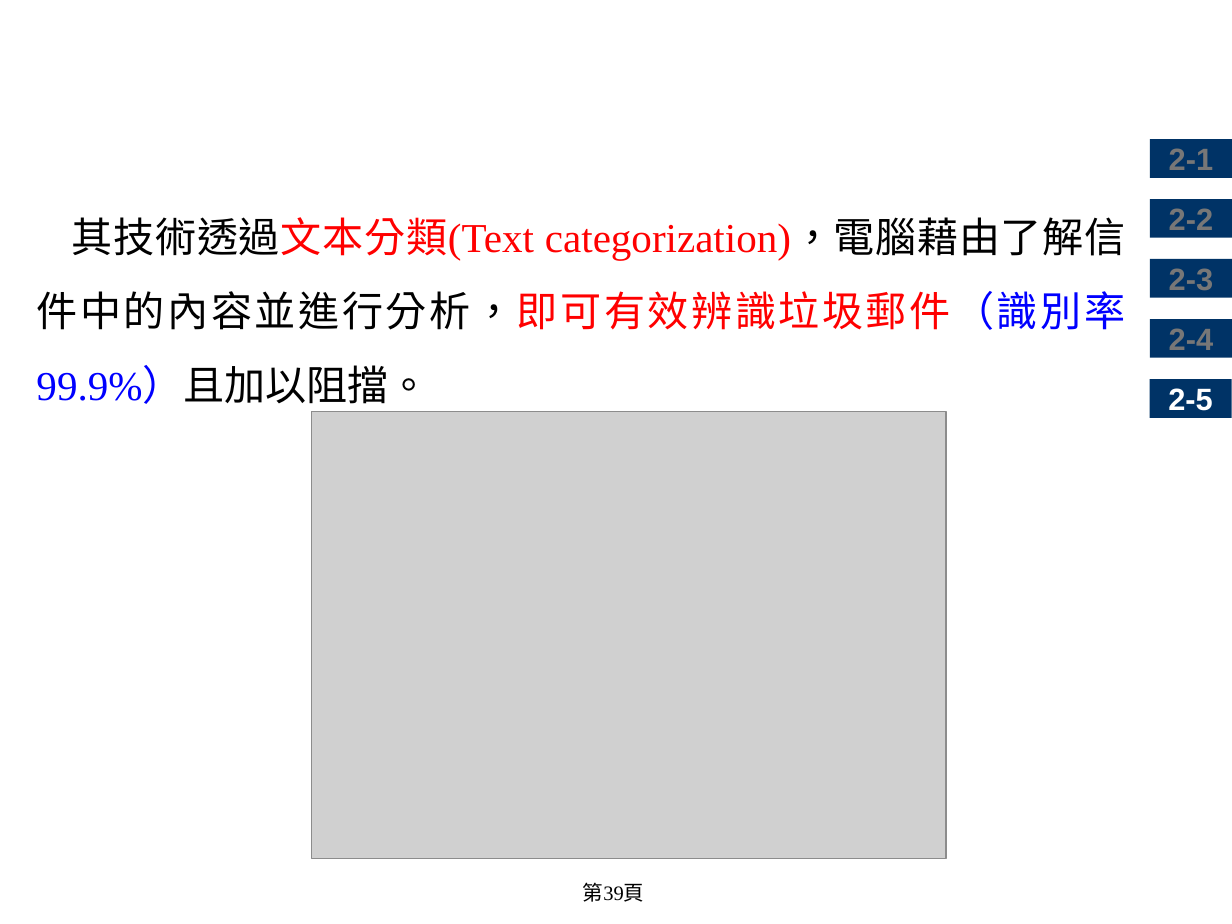
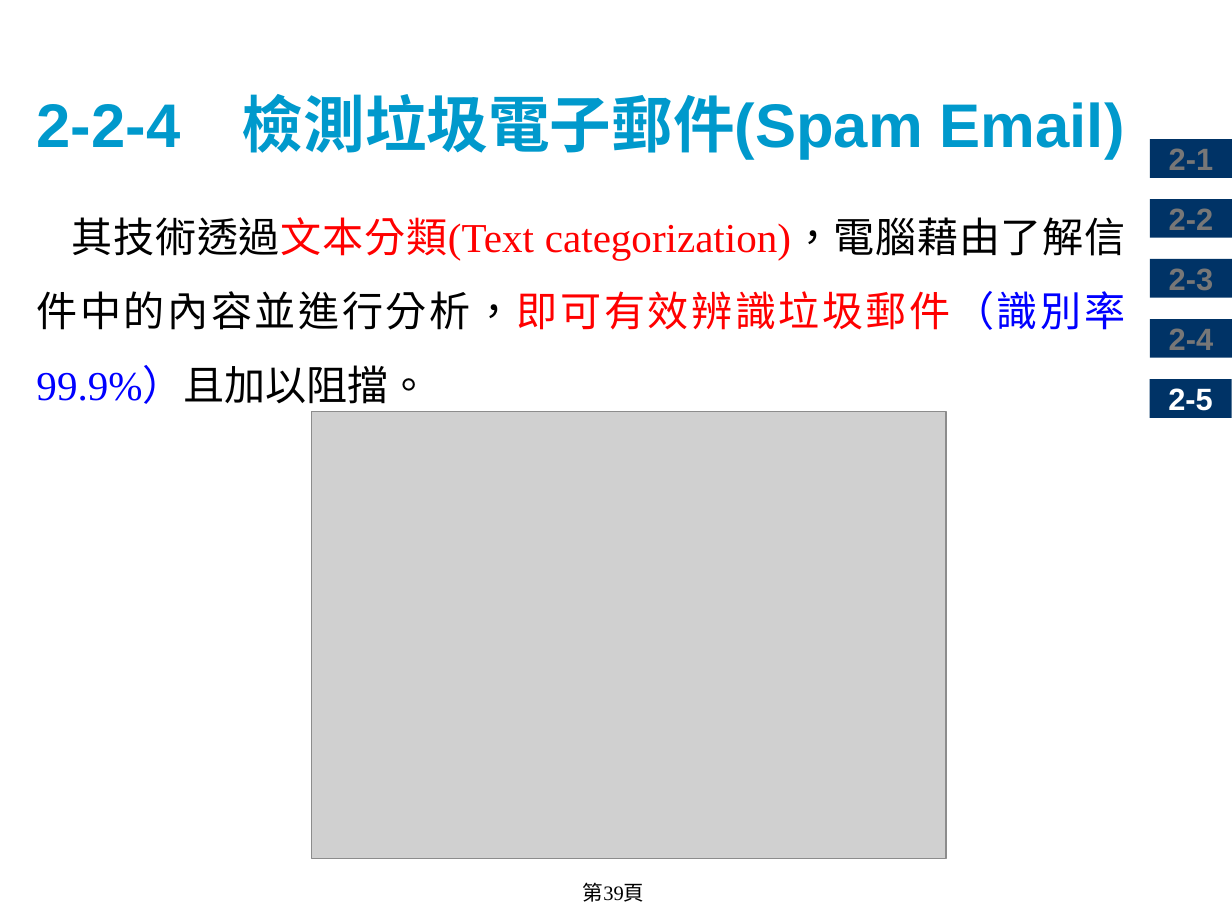
Before and after one commit to chih-chengwu/Artificial-Intelligence-MD, a slide deck: slide 39 of 2.人工智慧應用.pptx. Drawn at 1232x924 pixels with LibreOffice and Linux fonts; fonts in the diff are those of the drawing; grey boxes stand for pictures; background and template pictures are left out. Boxes give left, top, right and bottom in pixels: in the first picture for what was removed or moved away, otherwise in the second. Text is boxed around its words. In the diff, an @@ line names an element or a change of style, - is before the commit and + after.

```diff
--- a/2.人工智慧應用.pptx
+++ b/2.人工智慧應用.pptx
@@ title added at <box>36,94,1125,160</box>, 36 pt, text #0099CC, bold @@
+2-2-4 檢測垃圾電子郵件(Spam Email)
```
Also in this commit, not shown: 43 other slides changed, 14 slides added, 14 slides removed, 3 other files.
